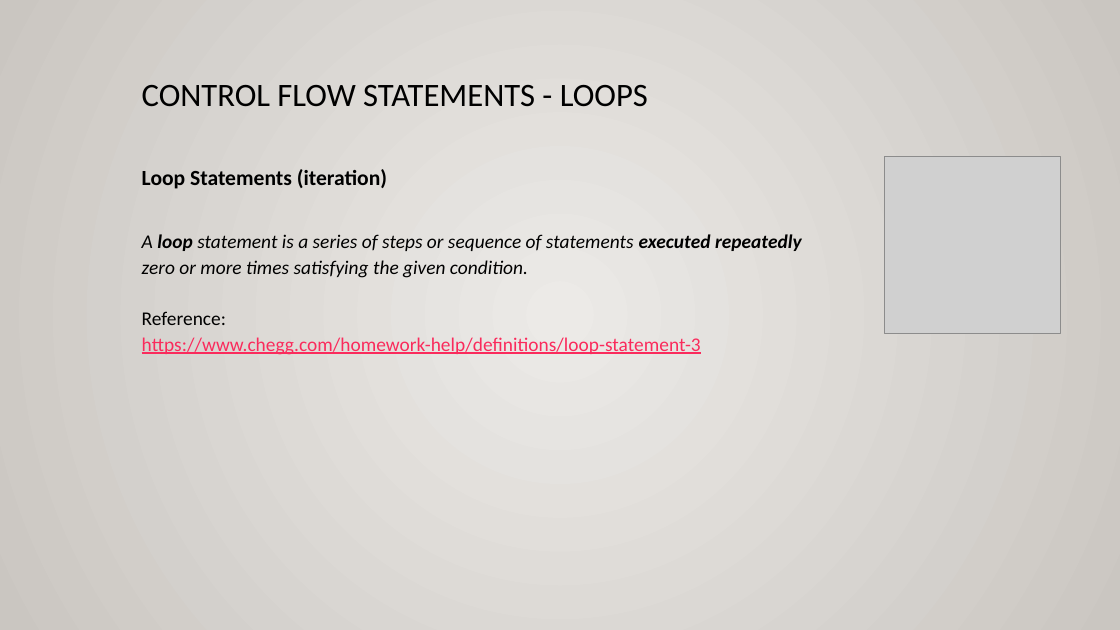
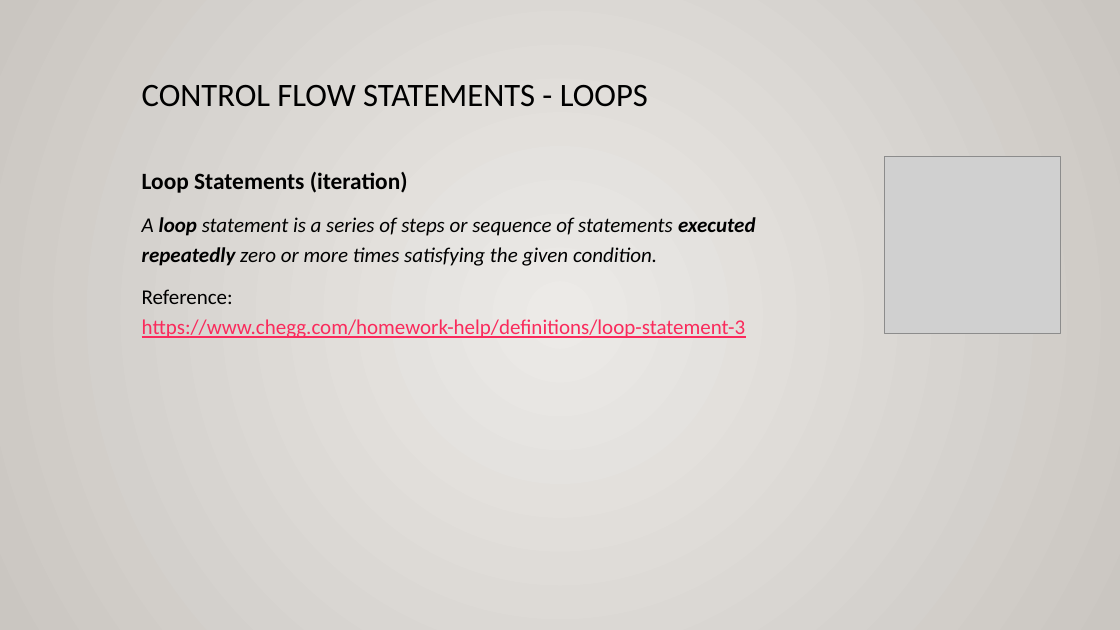
Before and after one commit to ULI101/slides, a slide deck: slide 27 of ULI101-11.2.pptx. Drawn at 1120x630 pixels with LibreOffice and Linux fonts; fonts in the diff are those of the drawing; grey boxes stand for pictures. Boxes give left, top, right and bottom in pixels: in the first picture for what was removed or moved away, otherwise in the second. Text is boxed around its words. In the diff, an @@ line names an element or a change of style, - is before the commit and + after.

```diff
--- a/ULI101-11.2.pptx
+++ b/ULI101-11.2.pptx
@@ text at <box>142,172,408,193</box>: size 18.5 to 20 pt in "Loop Statements (iteration)"; line spacing 1.1 to 1.2 @@
@@ text at <box>142,217,756,338</box>: text changed; size 16.6 to 18 pt @@
-A loop statement is a series of steps or sequence of statements executed repeatedly
-zero or more times satisfying the given condition.
-Reference:
-https://www.chegg.com/homework-help/definitions/loop-statement-3
+A loop statement is a series of steps or sequence of statements executed repeatedly zero or more times satisfying the given condition.
+Reference:
+https://www.chegg.com/homework-help/definitions/loop-statement-3
```
Also in this commit, not shown: 29 other slides changed, 3 other files.
